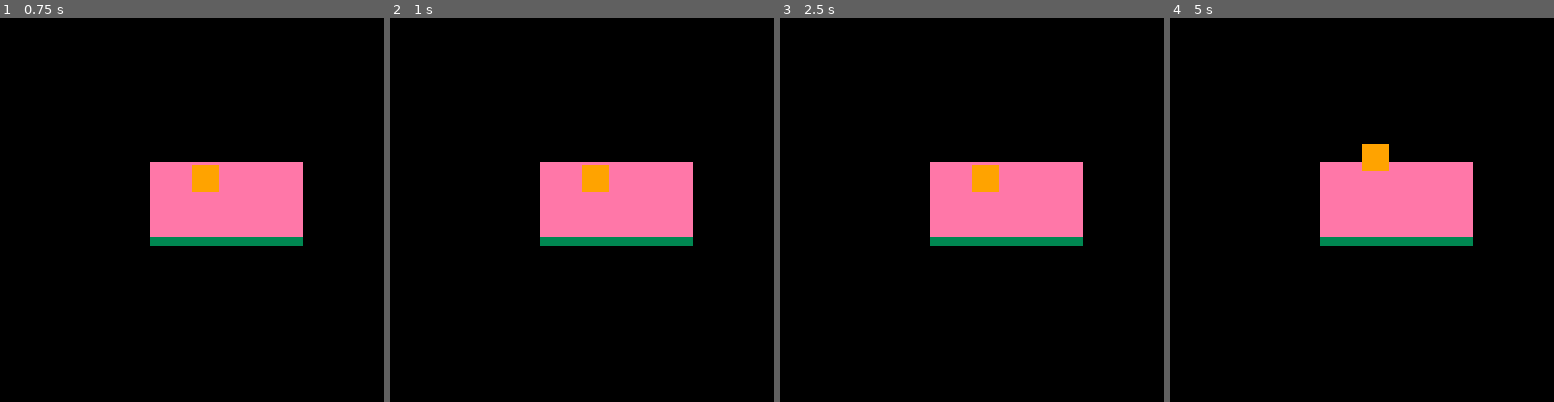
Above: before the commit, frames 1-4 (left to right).
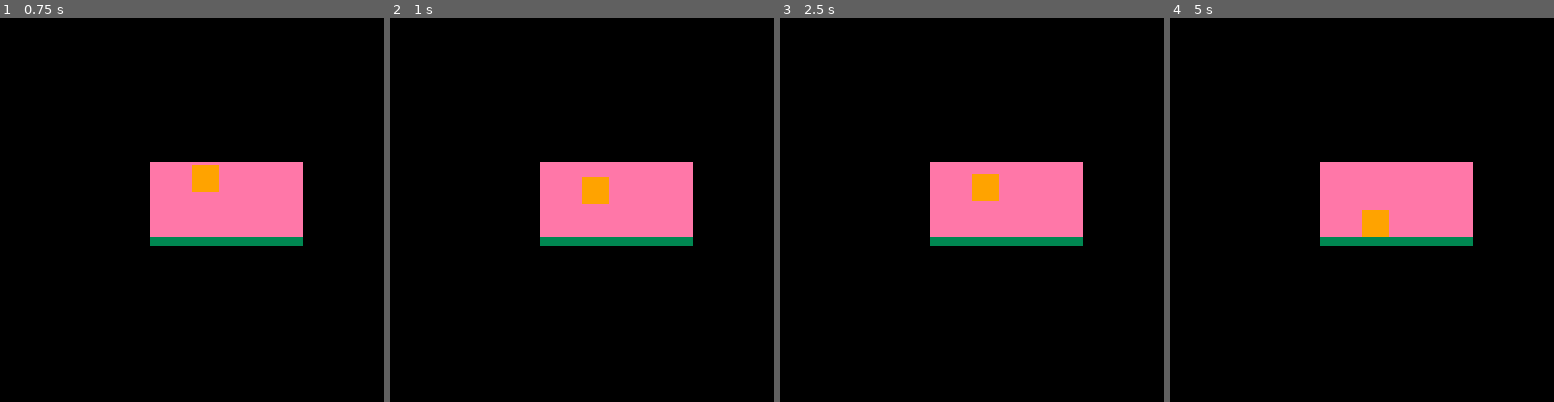
Above: after the commit, the same moments.

Repository: domKirs/statemachine
Game: PICO-8 cartridge statemachine.p8
Two runs of this game, one before a commit and one after it. Both use one fixed random seed, a clock stepped at 60 frames per second and the inputs below.
Inputs:
- Up to frame 1 (0.75 s): tap X (X key) at 0.33 s; tap O (Z key) at 0.7 s
- Up to frame 2 (1 s): no input
- Up to frame 3 (2.5 s): tap X (X key) at 1.07, 1.85 s; hold Right 1.6-2.1 s; tap O (Z key) at 1.7, 2.1 s; hold Up 2.15-2.42 s; hold Right from 2.47 s (still down)
- Up to frame 4 (5 s): tap O (Z key) every 0.4 s from 2.5 to 4.9 s; tap X (X key) at 2.97, 4.08 s; release Right at 3.03 s; hold Left 3.08-3.58 s; hold Down 3.63-3.97 s; hold Right 4.02-4.68 s; hold Up from 4.73 s (still down)

Frame 1 is identical in both runs. In frame 2, 0.4% of the frame differs, in the area x 50-58%, y 38-49%; in frame 3, 0.3%; in frame 4, 1.0%, in the area x 50-58%, y 32-58%.

Commit message:
Update statemachine.p8

Diff:
--- a/statemachine.p8
+++ b/statemachine.p8
@@ -38,7 +38,9 @@
 function Jumping_State:new()
     local o = setmetatable({}, self)
     o.initial_v = -1
-    o.g = 0.03125
+    o.max_fall = 2
+    o.g_acc = 0.03125
+    o.g_dcc = 0.125
     return o
 end
 
@@ -56,7 +58,9 @@
 end
 
 function Jumping_State:update(heroine)
-    self.initial_v += self.g
+    self.initial_v = (self.initial_v < 0) and
+             self.initial_v + self.g_acc or
+             min(self.initial_v + self.g_dcc, self.max_fall)
     heroine.y += self.initial_v
 
     if heroine.y > 64 then
